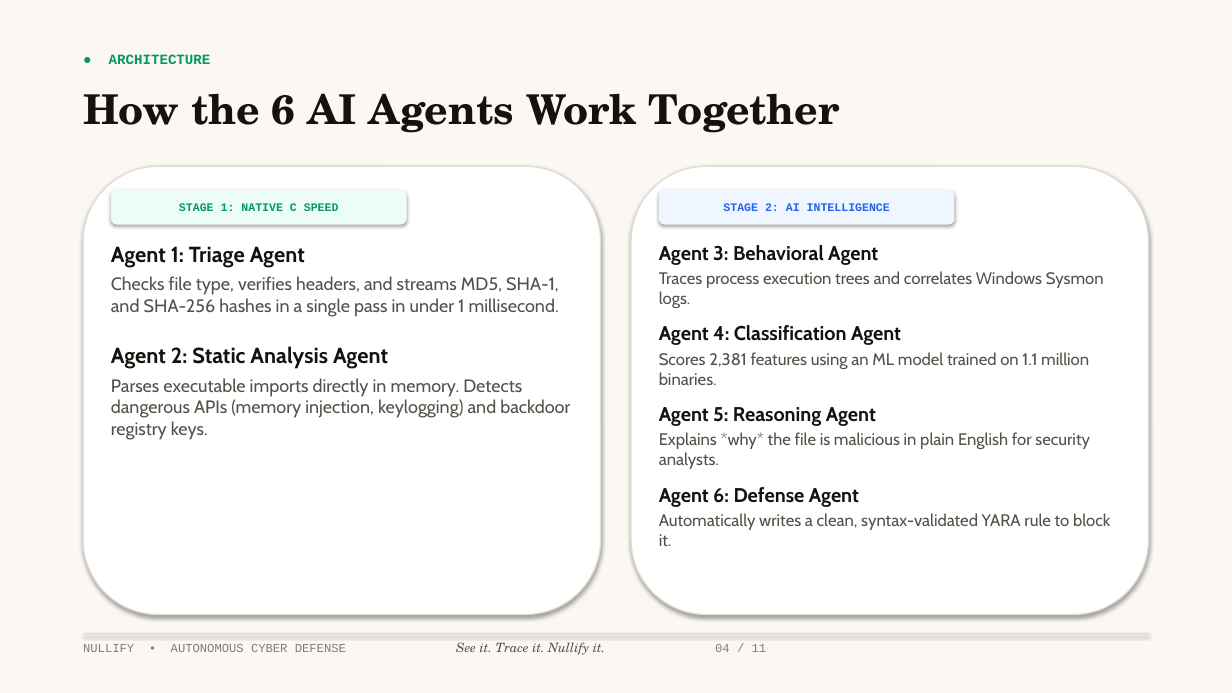
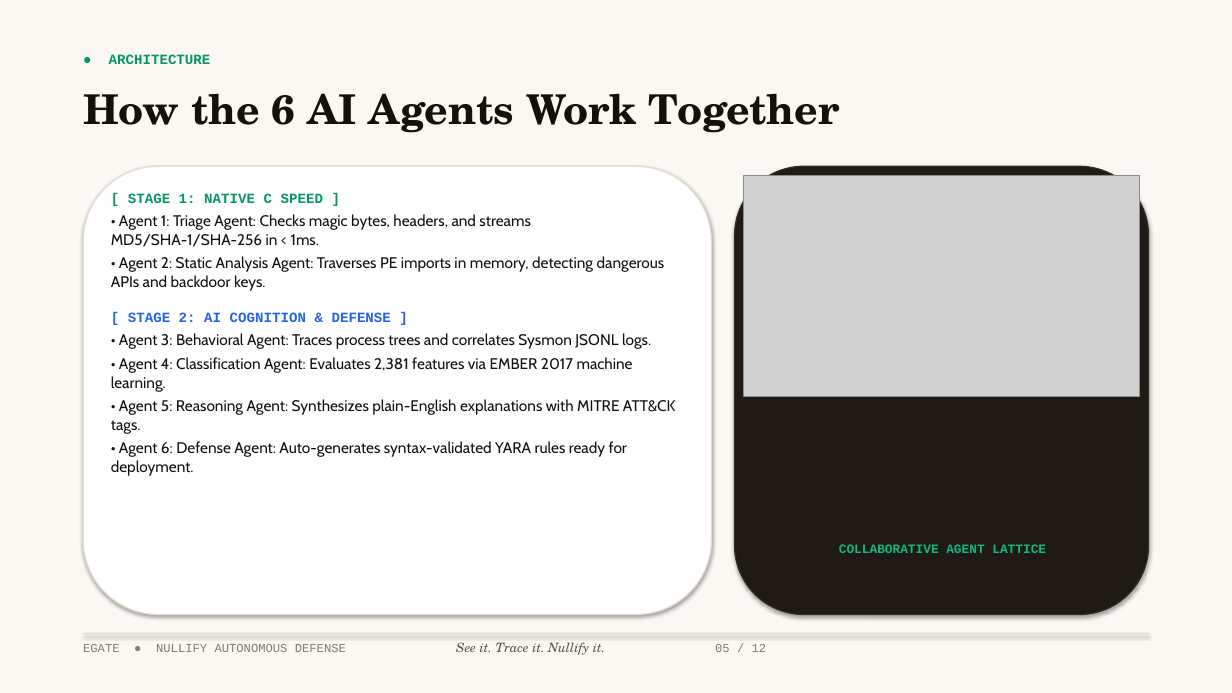
Before and after one commit to Nate-br/nullify, a slide deck: slide 5 of nullify_presentation.pptx (slide 4 before the commit). Drawn at 1232x693 pixels with LibreOffice and Linux fonts; fonts in the diff are those of the drawing; grey boxes stand for pictures. Boxes give left, top, right and bottom in pixels: in the first picture for what was removed or moved away, otherwise in the second. Text is boxed around its words. In the diff, an @@ line names an element or a change of style, - is before the commit and + after.

Commit message:
feat(presentation): integrate EGATE logo on cover & identity slide, add 8K cybersecurity visual assets, remove emojis, and enhance visual appeal

```diff
--- a/nullify_presentation.pptx
+++ b/nullify_presentation.pptx
@@ rounded rectangle resized from (x1=83, y1=166, x2=601, y2=615) to (x1=83, y1=166, x2=712, y2=615) @@
@@ rounded rectangle resized from (x1=631, y1=166, x2=1149, y2=615) to (x1=735, y1=166, x2=1149, y2=615) @@
@@ rounded rectangle at (x1=735, y1=166, x2=1149, y2=615): fill #FFFFFF to #1F1A14; outline #E2DCD2 1 pt to #322B22 1 pt @@
@@ picture added at (x1=744, y1=176, x2=1140, y2=396) @@
@@ text at (x1=111, y1=193, x2=676, y2=476): text changed; size 14 to 12 pt; text colour #555048 to #14110D @@
-Agent 1: Triage Agent
-Checks file type, verifies headers, and streams MD5, SHA-1, and SHA-256 hashes in a single pass in under 1 millisecond.
-Agent 2: Static Analysis Agent
-Parses executable imports directly in memory. Detects dangerous APIs (memory injection, keylogging) and backdoor registry keys.
+[ STAGE 1: NATIVE C SPEED ]
+• Agent 1: Triage Agent: Checks magic bytes, headers, and streams MD5/SHA-1/SHA-256 in < 1ms.
+• Agent 2: Static Analysis Agent: Traverses PE imports in memory, detecting dangerous APIs and backdoor keys.
+[ STAGE 2: AI COGNITION & DEFENSE ]
+• Agent 3: Behavioral Agent: Traces process trees and correlates Sysmon JSONL logs.
+• Agent 4: Classification Agent: Evaluates 2,381 features via EMBER 2017 machine learning.
+• Agent 5: Reasoning Agent: Synthesizes plain-English explanations with MITRE ATT&CK tags.
+• Agent 6: Defense Agent: Auto-generates syntax-validated YARA rules ready for deployment.
@@ rounded rectangle removed at (x1=111, y1=189, x2=407, y2=225) @@
-STAGE 1: NATIVE C SPEED
@@ rounded rectangle removed at (x1=659, y1=189, x2=955, y2=225) @@
-STAGE 2: AI INTELLIGENCE
@@ text removed at (x1=659, y1=245, x2=1110, y2=546) @@
-Agent 3: Behavioral Agent
-Traces process execution trees and correlates Windows Sysmon logs.
-Agent 4: Classification Agent
-Scores 2,381 features using an ML model trained on 1.1 million binaries.
-Agent 5: Reasoning Agent
-Explains *why* the file is malicious in plain English for security analysts.
-Agent 6: Defense Agent
-Automatically writes a clean, syntax-validated YARA rule to block it.
@@ text added at (x1=839, y1=544, x2=1046, y2=553), 10 pt, text #10B981, bold @@
+COLLABORATIVE AGENT LATTICE
@@ text at (x1=83, y1=642, x2=767, y2=655): text changed @@
-NULLIFY • AUTONOMOUS CYBER DEFENSE See it. Trace it. Nullify it. 04 / 11
+EGATE ● NULLIFY AUTONOMOUS DEFENSE See it. Trace it. Nullify it. 05 / 12
```
Also in this commit, not shown: 10 other slides changed, 1 slide added, 7 other files.
